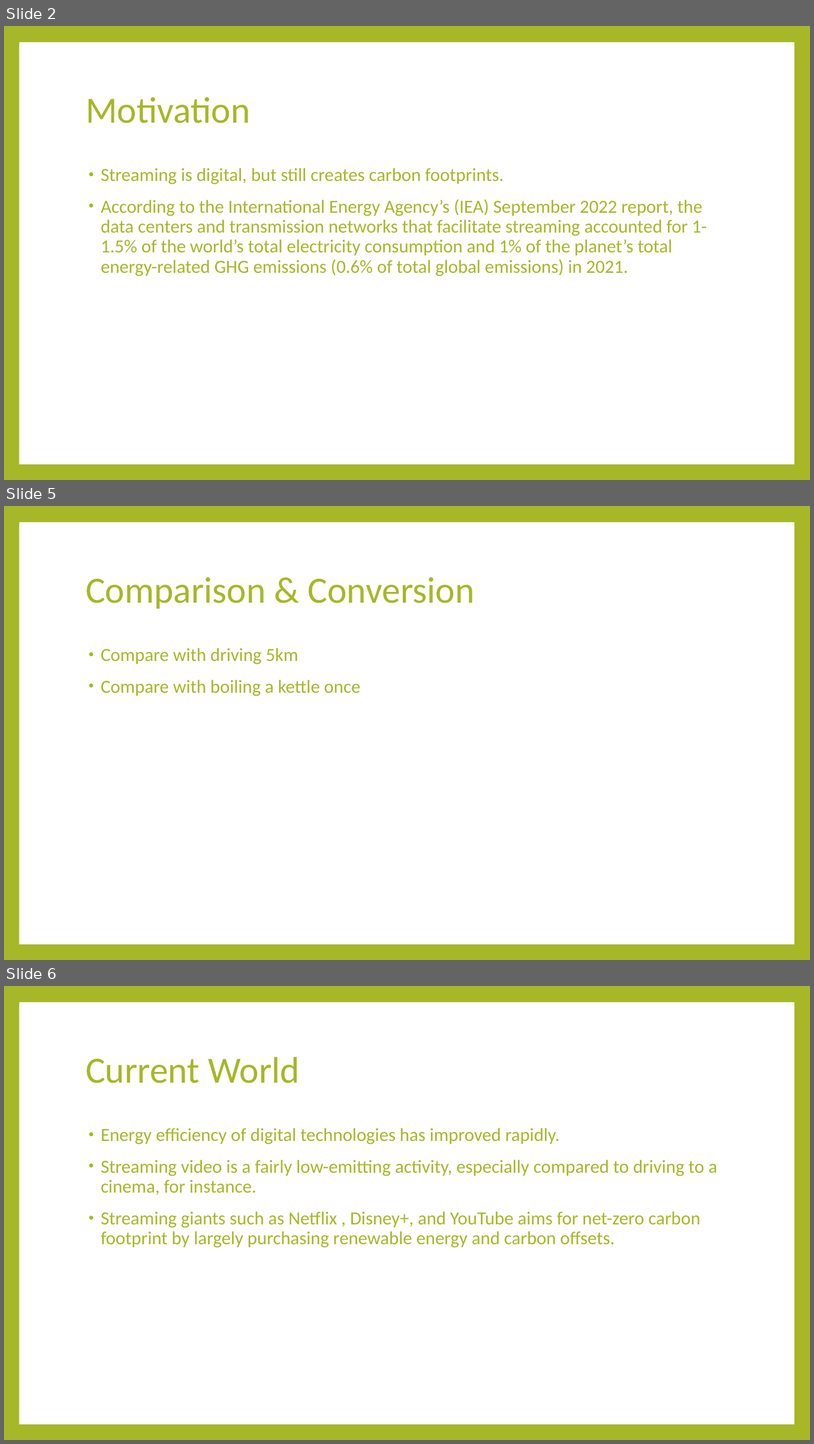
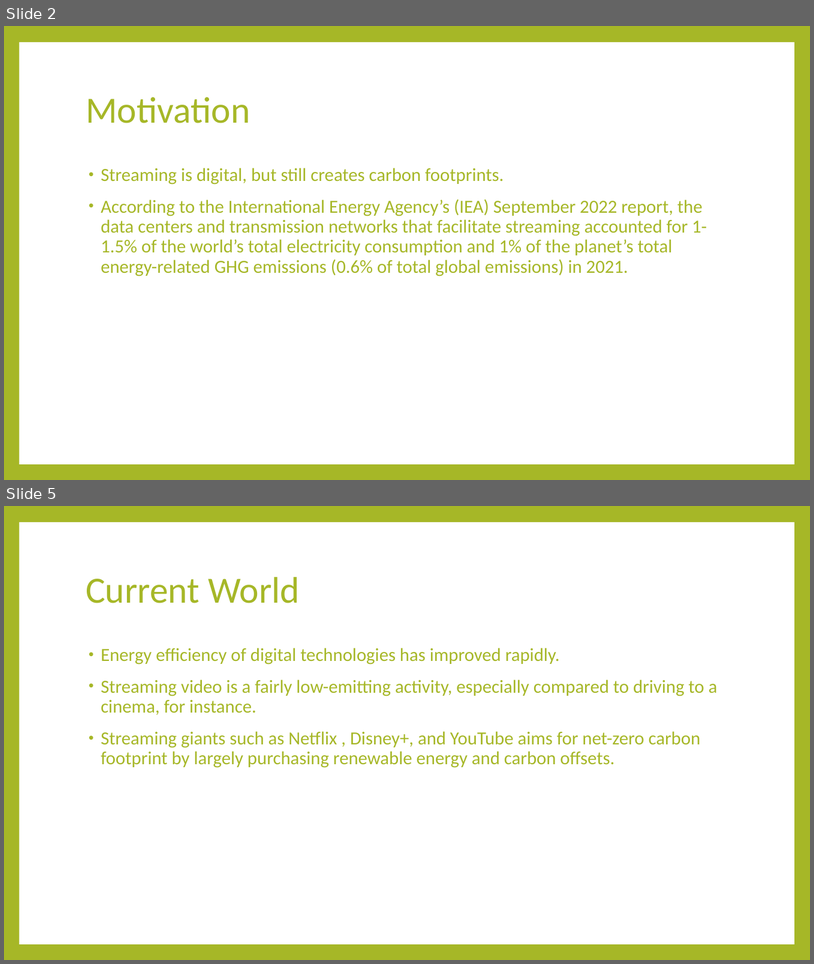
Before and after one commit to SamLee-dedeboy/GreenScreen, a slide deck: Green Screen.pptx. Shown one above the other, each under a label of ours: slides 2, 5 and 6 before the commit, slides 2 and 5 after it; the slides between them are not shown. The pictures are 814x1444 and 814x964 pixels, drawn with LibreOffice and Linux fonts; fonts in the diff are those of the drawing. Boxes give left, top, right and bottom in pixels: in the first picture for what was removed or moved away, otherwise in the second. Text is boxed around its words. In the diff, an @@ line names an element or a change of style, - is before the commit and + after.

```diff
--- a/Green Screen.pptx
+++ b/Green Screen.pptx
@@ slide 5 removed at (4,506,810,960), background #A6B727; not listed: 1 template element that a slide beside it also shows @@
@@ title removed at (86,577,475,609) @@
-Comparison & Conversion
@@ text removed at (101,648,361,696) @@
-• Compare with driving 5km
-• Compare with boiling a kettle once
@@ what was slide 6 is now slide 5 @@
```
Also in this commit, not shown: 4 slides changed, 1 slide added, 2 other files.
